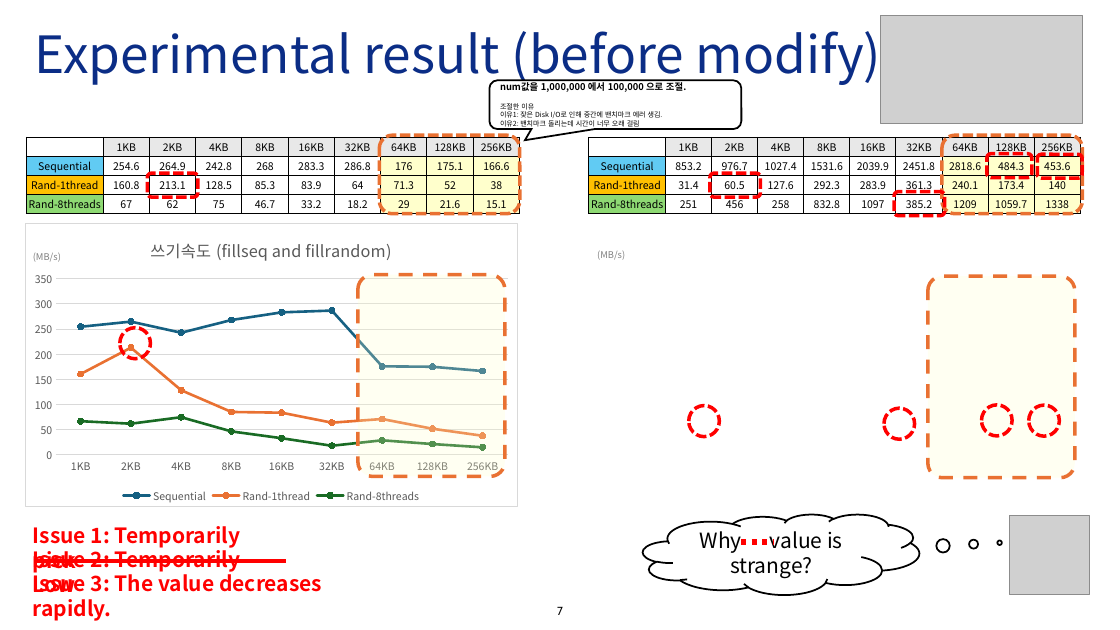
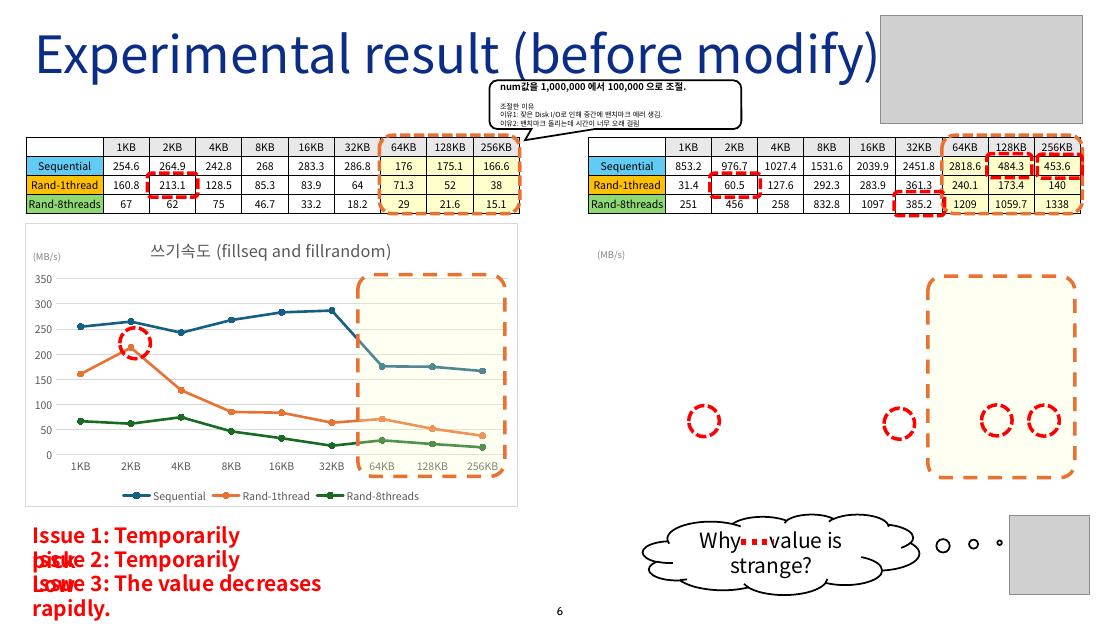
Before and after one commit to DKU-StarLab/1DanRock, a slide deck: slide 6 of presentation_file/Team1/Team1_Week3.pptx (slide 7 before the commit). Drawn at 1120x630 pixels with LibreOffice and Linux fonts; fonts in the diff are those of the drawing; grey boxes stand for pictures; background and template pictures are left out. Boxes give left, top, right and bottom in pixels: in the first picture for what was removed or moved away, otherwise in the second. Text is boxed around its words. In the diff, an @@ line names an element or a change of style, - is before the commit and + after.

Commit message:
File updated

```diff
--- a/presentation_file/Team1/Team1_Week3.pptx
+++ b/presentation_file/Team1/Team1_Week3.pptx
@@ line removed from (34, 561) to (286, 561) @@
@@ page number at (557,607,564,615): text changed @@
-7
+6
```
Also in this commit, not shown: 1 slide removed.
